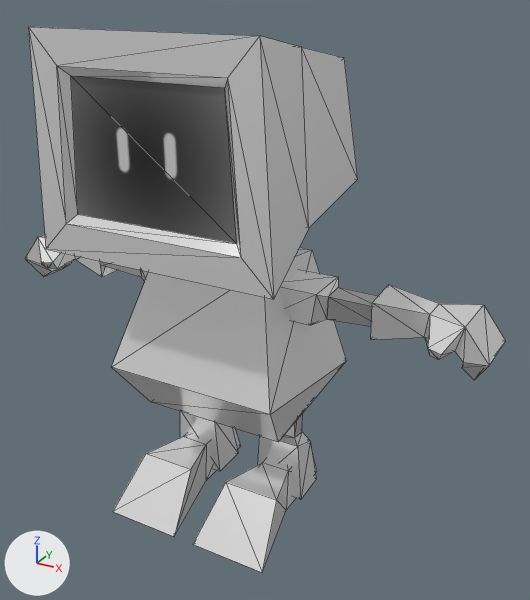
The glTF model assets/models/bot.glb as it was, and as the next commit left it.
Before and after are seen from a camera (50 mm lens) standing at (1.203, -1.971, 1.776) and looking at (0.117, 0.003, 0.789). The axes (+X, +Y, +Z) are drawn at lower left. The lights are the same throughout. Mesh edges are drawn as thin lines. Where no turn or scale is listed for an object, it has been applied to the vertices. Vertices at the same position are counted once.

The first picture shows 'Bot'.
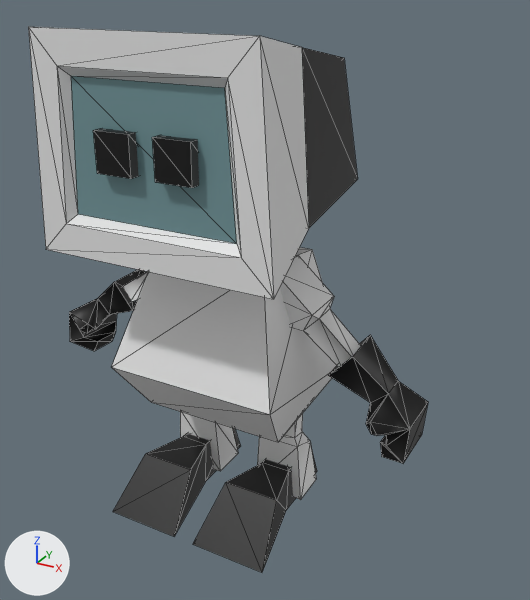
Pixel boxes [x1, y1, x2, y2] of what changed, in the pictures (530 x 600 px):
```json
{"object": "Bot", "change": "reshaped", "before": [25, 27, 506, 572], "after": [28, 27, 428, 572], "on screen": "17% narrower"}
{"part": 1, "of": "me_body_0", "change": "added", "after": [93, 128, 139, 179], "on screen": "black"}
{"part": 2, "of": "me_body_0", "change": "added", "after": [152, 135, 199, 188], "on screen": "black"}
{"part": 3, "of": "me_body_0", "change": "rebuilt", "before": [280, 270, 378, 326], "after": [280, 255, 361, 367], "on screen": "17% narrower, 98% taller"}
{"part": 4, "of": "me_body_0", "change": "rebuilt", "before": [104, 262, 148, 282], "after": [123, 272, 148, 302]}
{"part": 5, "of": "me_body_0", "change": "added", "after": [328, 335, 428, 463], "on screen": "black"}
{"part": 6, "of": "me_body_0", "change": "added", "after": [69, 270, 145, 351], "on screen": "black"}
{"part": 7, "of": "me_body_0", "change": "deleted", "before": [371, 284, 506, 380]}
{"part": 8, "of": "me_body_0", "change": "deleted", "before": [25, 235, 116, 277]}
{"part": 9, "of": "me_body_0", "change": "recoloured", "before": [30, 27, 337, 499], "after": [30, 27, 337, 499]}
{"part": 10, "of": "me_body_0", "change": "recoloured", "before": [113, 48, 358, 572], "after": [113, 48, 358, 572], "on screen": "white to grey"}
{"part": 11, "of": "me_body_0", "change": "recoloured", "before": [71, 76, 237, 244], "after": [71, 76, 237, 244], "on screen": "grey to cyan"}
```

The change, as JSON lines over the scene's bpy script:
```json
{"op": "add", "block": "mat_mirror", "code": ["mat_mirror = principled_material('mirror')", "mat_mirror.base_color = (0.164, 0.295, 0.315)  # cyan #719498"]}
{"op": "add", "block": "mat_black", "code": ["mat_black = principled_material('black')", "mat_black.base_color = (0.0, 0.0, 0.0)  # black #000000"]}
{"op": "add", "block": "mat_white", "code": ["mat_white = principled_material('white')", "mat_white.base_color = (0.8, 0.8, 0.8)  # white #e7e7e7"]}
{"block": "me_body_0", "where": "# used by ob_bot; location = (0.0, 0.0, 0.0)"}
{"op": "remove", "block": "me_body_0", "code": "me_body_0.from_pydata(...)  # 178 vertices, 300 faces; spans x -0.89..0.89, y -0.45..0.37, z 0.0..1.66"}
{"op": "add", "block": "me_body_0", "code": "me_body_0.from_pydata(...)  # 194 vertices, 324 faces; spans x -0.7..0.67, y -0.46..0.37, z 0.0..1.66"}
{"block": "me_body_0", "change": "me_body_0 part 1: a new loose piece, a box spanning x -0.15..-0.04, y -0.46..-0.34, z 1.29..1.4, in mat_black (black #000000)"}
{"block": "me_body_0", "change": "me_body_0 part 2: a new loose piece, a box spanning x 0.04..0.16, y -0.46..-0.34, z 1.29..1.4, in mat_black (black #000000)"}
{"block": "me_body_0", "change": "me_body_0 part 3: the loose piece of 16 vertices spanning x 0.16..0.55, y -0.08..0.08, z 0.77..0.89 is rebuilt with 16 vertices and now spans x 0.12..0.47, y -0.08..0.08, z 0.62..0.94, in mat_white (white #e7e7e7)"}
{"block": "me_body_0", "change": "me_body_0 part 4: the loose piece of 16 vertices spanning x -0.55..-0.16, y -0.08..0.08, z 0.77..0.89 is rebuilt with 16 vertices and now spans x -0.46..-0.09, y -0.08..0.08, z 0.68..0.96, in mat_white (white #e7e7e7)"}
{"block": "me_body_0", "change": "me_body_0 part 5: a new loose piece of 25 vertices spanning x 0.39..0.67, y -0.13..0.11, z 0.35..0.71, in mat_black (black #000000)"}
{"block": "me_body_0", "change": "me_body_0 part 6: a new loose piece of 25 vertices spanning x -0.7..-0.39, y -0.13..0.11, z 0.43..0.77, in mat_black (black #000000)"}
{"block": "me_body_0", "change": "me_body_0 part 7: the loose piece of 25 vertices spanning x 0.52..0.89, y -0.13..0.11, z 0.7..0.9 is deleted"}
{"block": "me_body_0", "change": "me_body_0 part 8: the loose piece of 25 vertices spanning x -0.89..-0.52, y -0.13..0.11, z 0.7..0.9 is deleted"}
{"block": "me_body_0", "change": "me_body_0 part 9: 104 faces spanning x -0.39..0.39, y -0.45..0.29, z 0.02..1.66 switch from mat_material_001 (picture img_image_0) to mat_white (white #e7e7e7)"}
{"block": "me_body_0", "change": "me_body_0 part 10: 50 faces spanning x -0.34..0.34, y -0.37..0.37, z 0.0..1.61 switch from mat_material_001 (picture img_image_0) to mat_black (black #000000)"}
{"block": "me_body_0", "change": "me_body_0 part 11: 2 faces spanning x -0.27..0.27, y -0.43, z 1.14..1.53 switch from mat_material_001 (picture img_image_0) to mat_mirror (cyan #719498)"}
```
